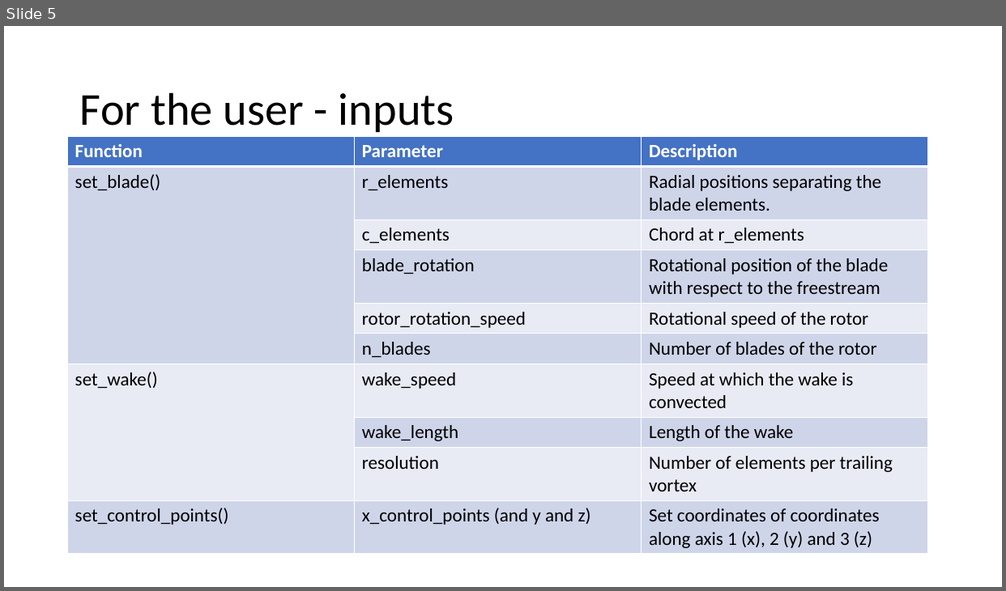
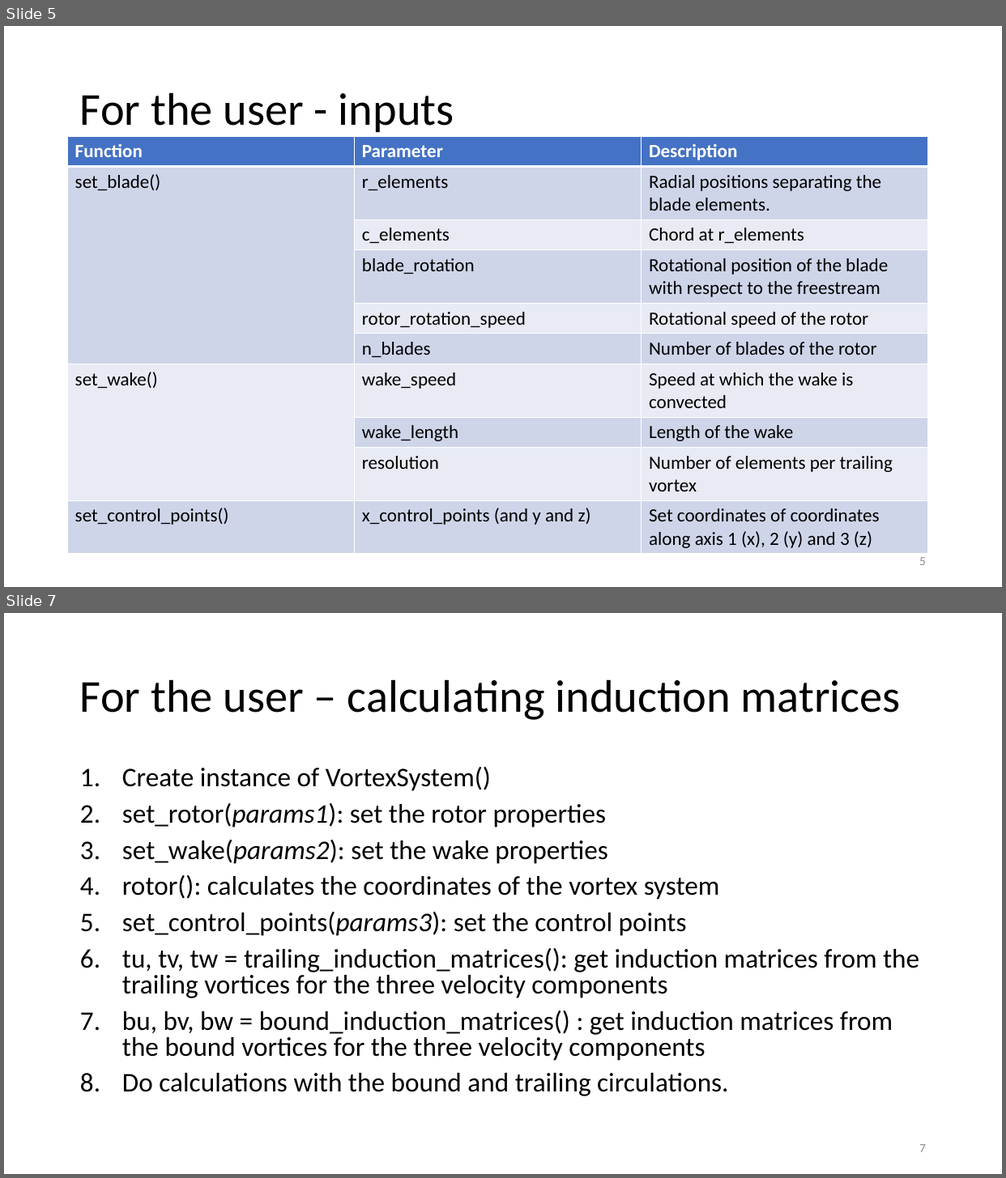
Before and after one commit to JonasMPN/LiftingLine, a slide deck: documentation/VortexSystem.pptx. Shown one above the other, each under a label of ours: slide 5 before the commit, slides 5 and 7 after it; the slides between them are not shown. The pictures are 1006x591 and 1006x1178 pixels, drawn with LibreOffice and Linux fonts; fonts in the diff are those of the drawing. Boxes give left, top, right and bottom in pixels: in the first picture for what was removed or moved away, otherwise in the second. Text is boxed around its words. In the diff, an @@ line names an element or a change of style, - is before the commit and + after.

```diff
--- a/documentation/VortexSystem.pptx
+++ b/documentation/VortexSystem.pptx
@@ slide 7 added at (4,613,1002,1174), background #FFFFFF @@
@@ title added at (80,679,901,720), 44 pt, text #000000 @@
+For the user – calculating induction matrices
@@ text added at (122,767,919,1097), 25.9 pt, text #000000 @@
+1. Create instance of VortexSystem()
+2. set_rotor(params1): set the rotor properties
+3. set_wake(params2): set the wake properties
+4. rotor(): calculates the coordinates of the vortex system
+5. set_control_points(params3): set the control points
+6. tu, tv, tw = trailing_induction_matrices(): get induction matrices from the trailing vortices for the three velocity components
+7. bu, bv, bw = bound_induction_matrices() : get induction matrices from the bound vortices for the three velocity components
+8. Do calculations with the bound and trailing circulations.
@@ page number added at (919,1144,926,1152), 12 pt, text #8C8C8C @@
+7
@@ slide 5 changed as well @@
@@ page number added at (919,557,926,565), 12 pt, text #8C8C8C @@
+5
```
Also in this commit, not shown: 5 other slides changed, 3 other slides added.
